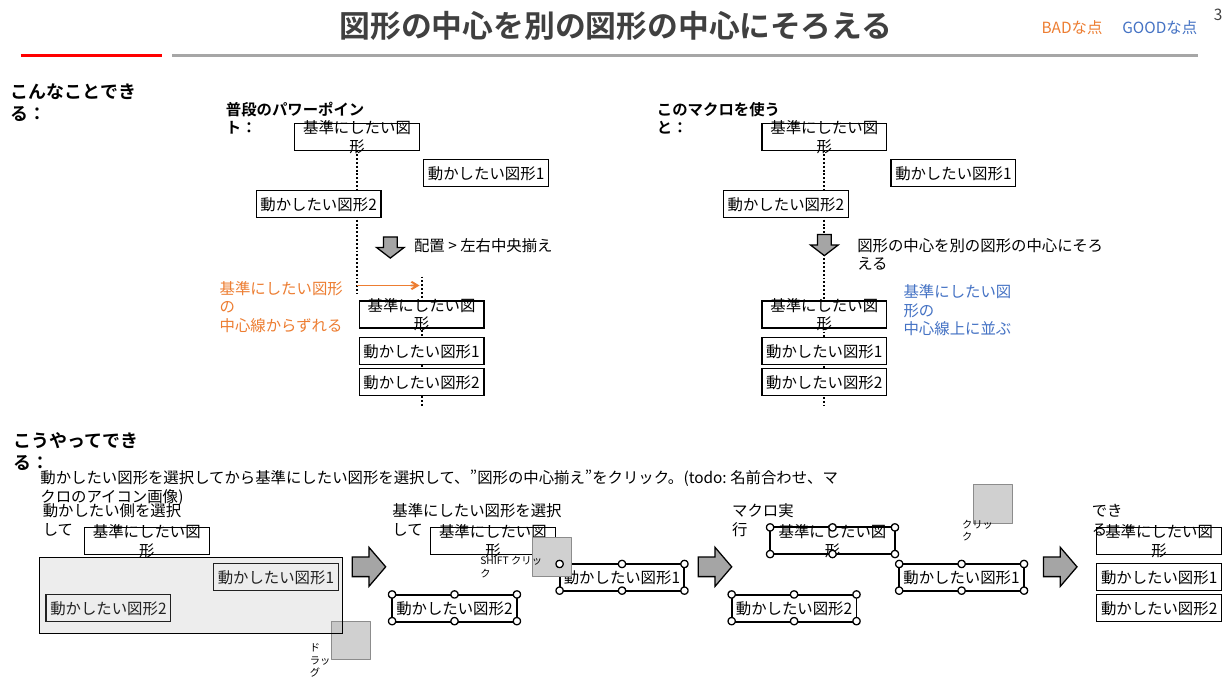
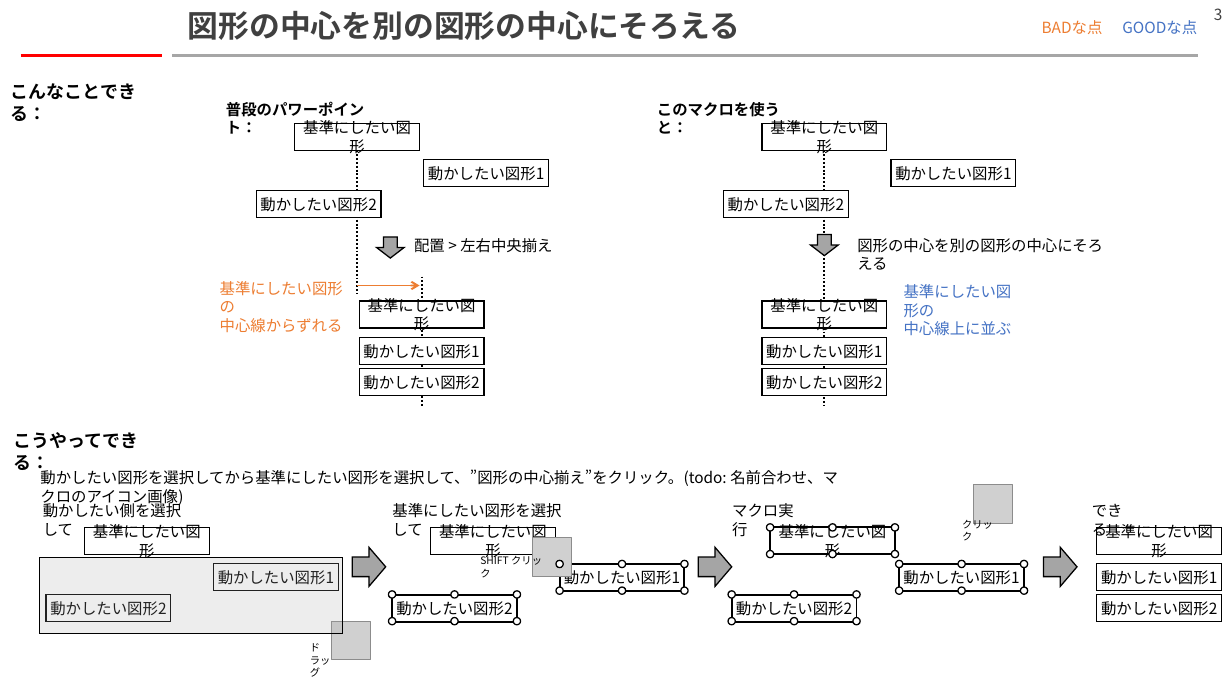
Before and after one commit to hitsuji-ga-u/pawapo, a slide deck: slide 3 of slide/customUI.pptm. Drawn at 1232x693 pixels with LibreOffice and Linux fonts; fonts in the diff are those of the drawing; grey boxes stand for pictures. Boxes give left, top, right and bottom in pixels: in the first picture for what was removed or moved away, otherwise in the second. Text is boxed around its words. In the diff, an @@ line names an element or a change of style, - is before the commit and + after.

```diff
--- a/slide/customUI.pptm
+++ b/slide/customUI.pptm
@@ title "図形の中心を別の図形の中心にそろえる" at [188, 11, 741, 40]: alignment centre to left @@
```
Also in this commit, not shown: 8 other slides changed, 3 other files.
